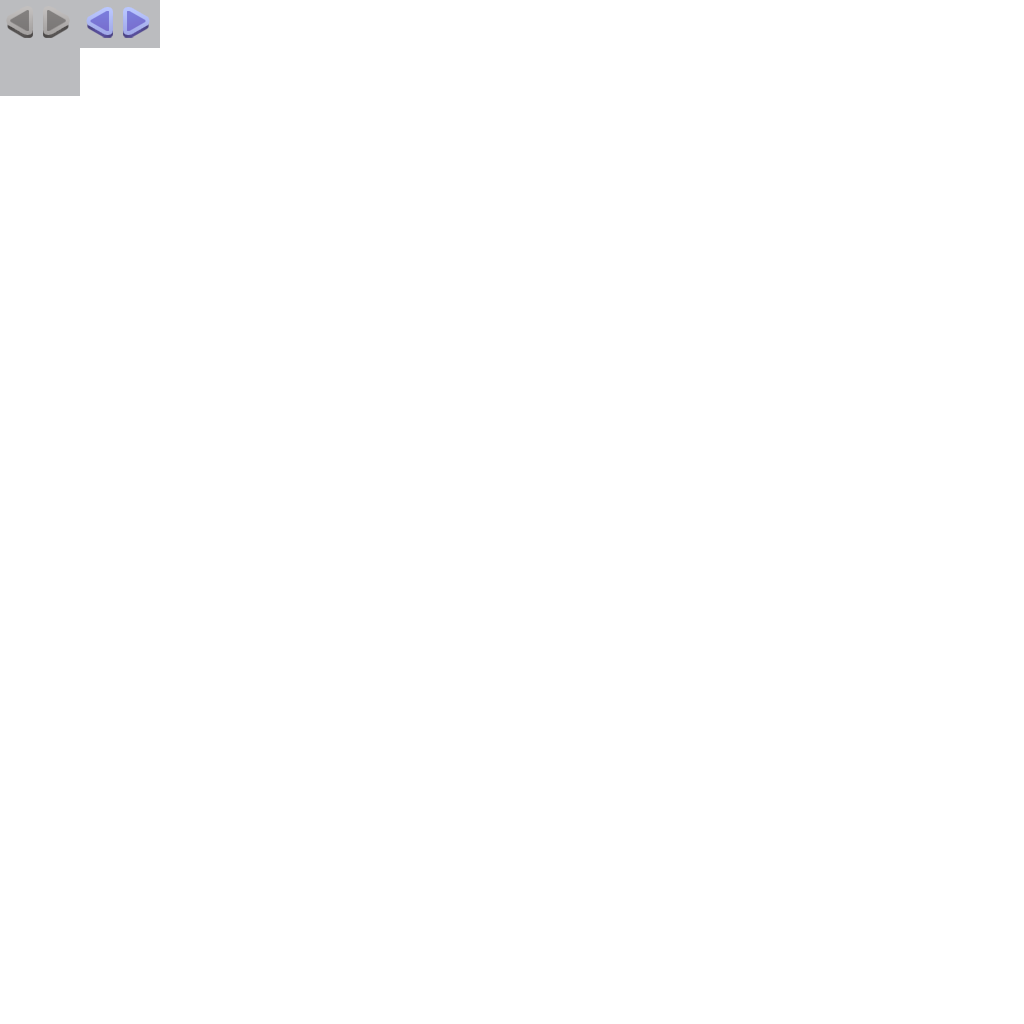
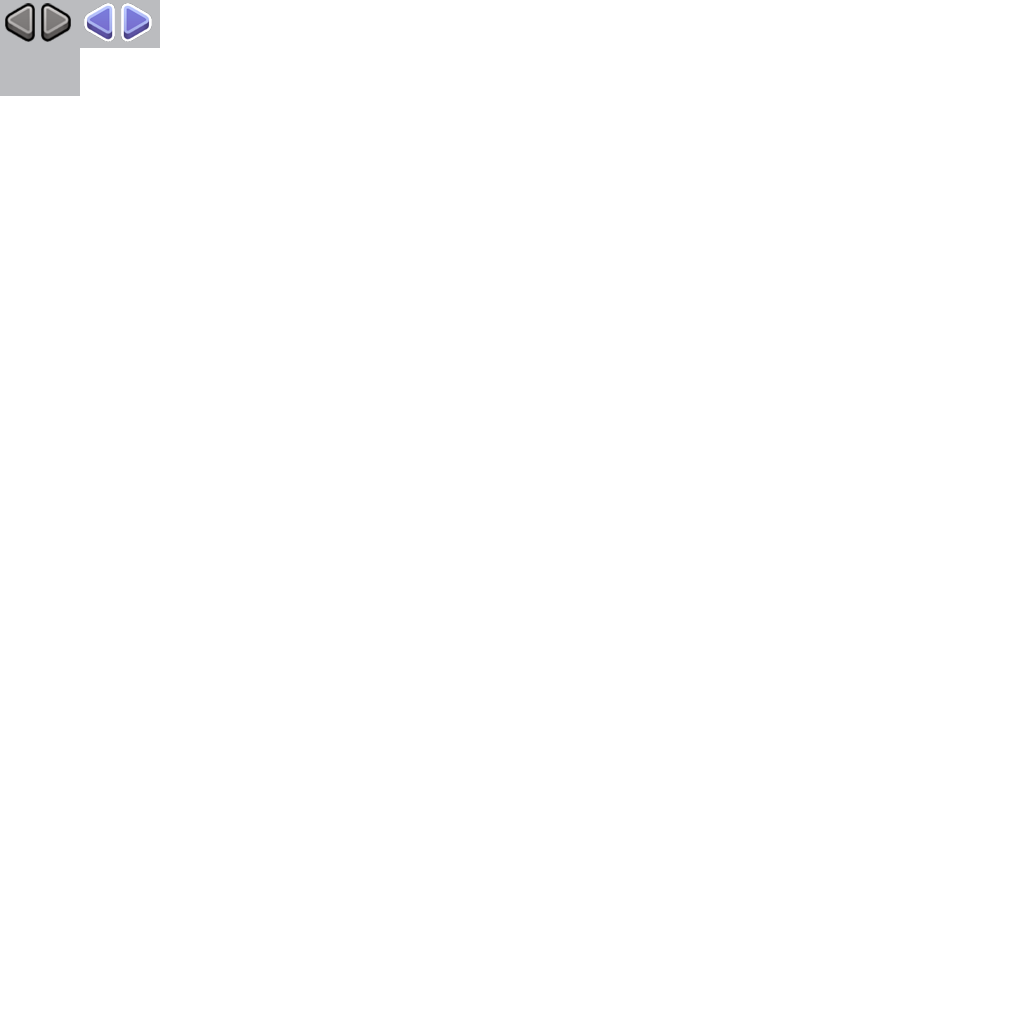
Layered file, before and after one edit (1024px x 1024px). Changes by layer:
hid "渐变填充 1 拷贝 3" (1st of 6) over [left=10, top=10, right=29, bottom=31]
added layer "图层 10" above "渐变填充 1 拷贝 3" over [left=121, top=3, right=152, bottom=42]
hid "渐变填充 1 拷贝 3" (2nd of 6) over [left=47, top=10, right=66, bottom=31]
hid "图层 4" over [left=43, top=14, right=69, bottom=38]
hid "图层 3" over [left=7, top=14, right=33, bottom=38]
added layer "图层 8" above "图层 7" over [left=41, top=3, right=71, bottom=42]
added layer "图层 7" above "渐变填充 1 拷贝 3" over [left=5, top=3, right=35, bottom=42]
hid "渐变填充 1 拷贝 3" (5th of 6) over [left=127, top=11, right=146, bottom=31]
hid "图层 2" over [left=123, top=14, right=149, bottom=38]
hid "渐变填充 1 拷贝 3" (6th of 6) over [left=90, top=11, right=109, bottom=31]
hid "图层 1" over [left=87, top=14, right=113, bottom=38]
added layer "图层 9" above "矩形 1" over [left=84, top=3, right=115, bottom=42]
